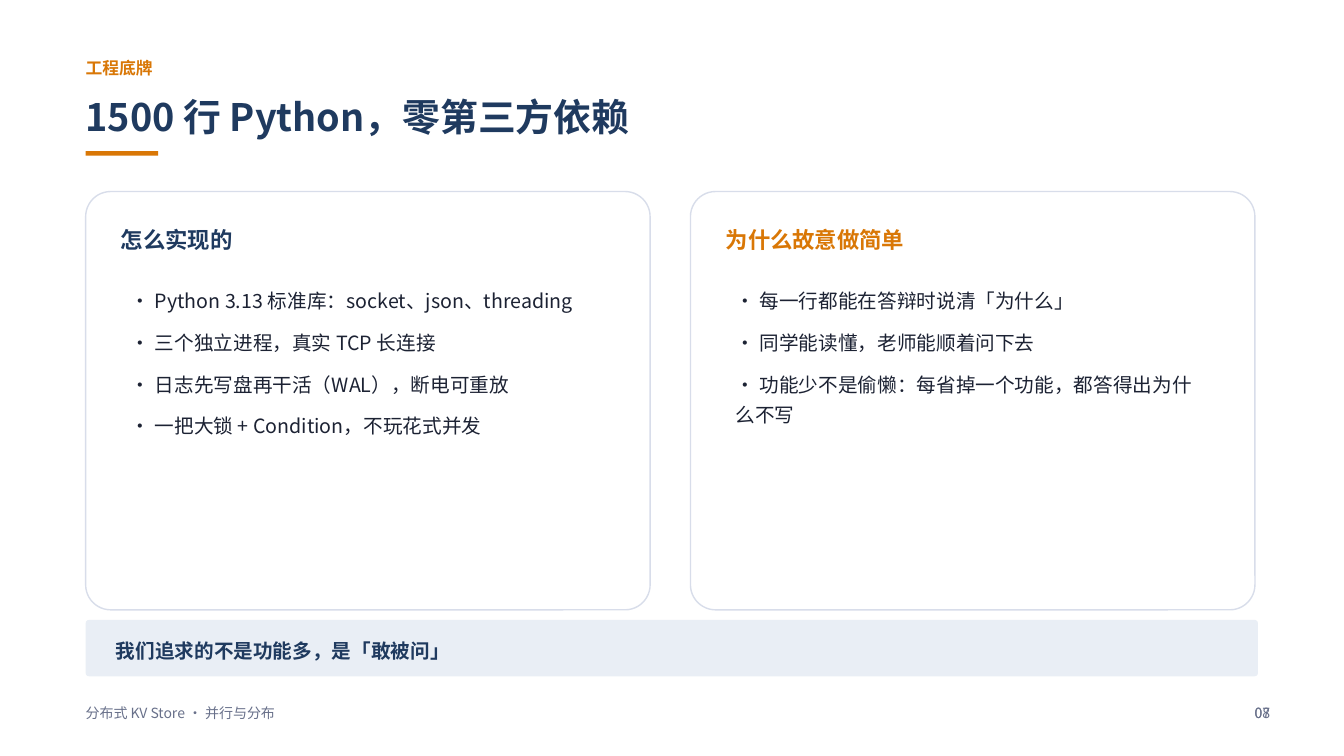
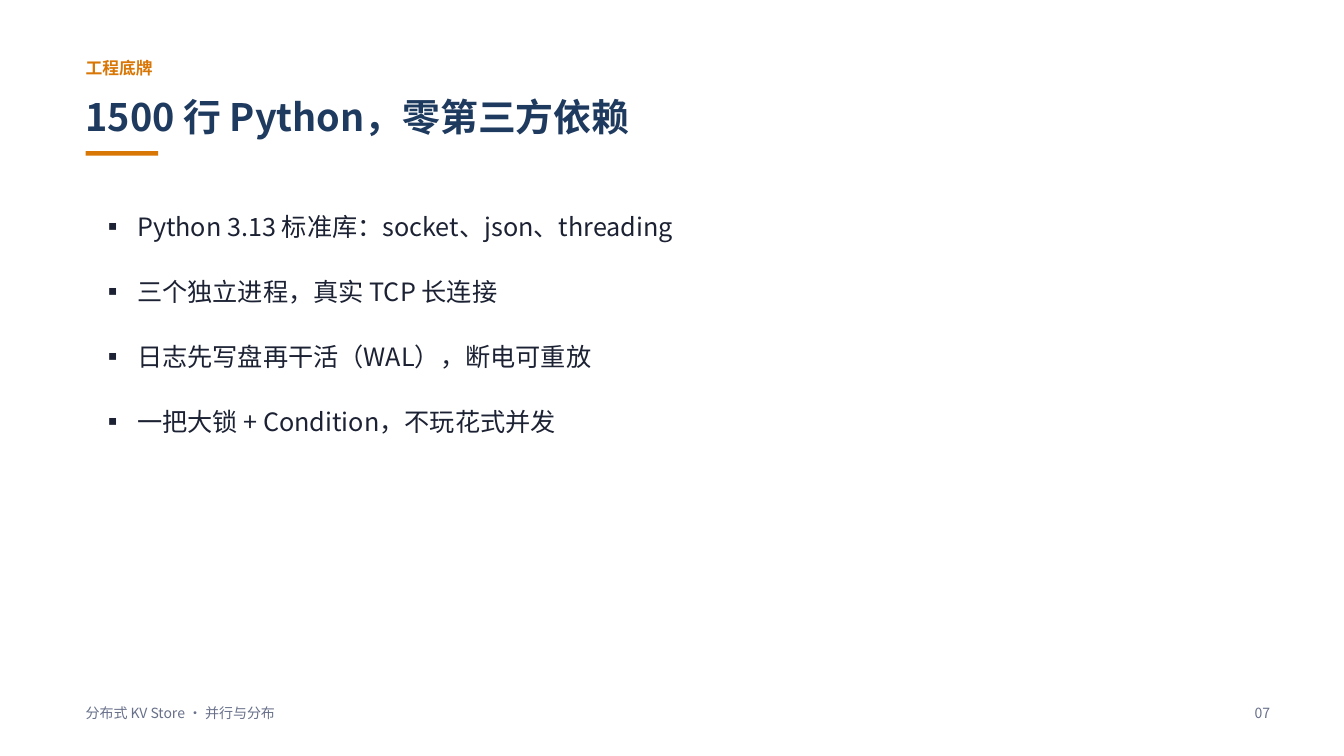
Before and after one commit to L1tiansuo/distributed-kv-store, a slide deck: slide 7 of ppt/分布式KV Store 讲解_v2.pptx. Drawn at 1344x756 pixels with LibreOffice and Linux fonts; fonts in the diff are those of the drawing. Boxes give left, top, right and bottom in pixels: in the first picture for what was removed or moved away, otherwise in the second. Text is boxed around its words. In the diff, an @@ line names an element or a change of style, - is before the commit and + after.

Commit message:
v2 删除全部页底收束条；P7 去掉「为什么故意做简单」栏；修复章节页页脚写错页

```diff
--- a/ppt/分布式KV Store 讲解_v2.pptx
+++ b/ppt/分布式KV Store 讲解_v2.pptx
@@ rounded rectangle removed at (x1=86, y1=192, x2=650, y2=610) @@
@@ rounded rectangle removed at (x1=691, y1=192, x2=1255, y2=610) @@
@@ text removed at (x1=121, y1=229, x2=233, y2=250) @@
-怎么实现的
@@ text at (x1=137, y1=215, x2=673, y2=434): text changed; size 14 to 18 pt @@
-· Python 3.13 标准库：socket、json、threading
-· 三个独立进程，真实 TCP 长连接
-· 日志先写盘再干活（WAL），断电可重放
-· 一把大锁 + Condition，不玩花式并发
+▪ Python 3.13 标准库：socket、json、threading
+▪ 三个独立进程，真实 TCP 长连接
+▪ 日志先写盘再干活（WAL），断电可重放
+▪ 一把大锁 + Condition，不玩花式并发
@@ text removed at (x1=726, y1=228, x2=905, y2=250) @@
-为什么故意做简单
@@ text removed at (x1=736, y1=291, x2=1192, y2=424) @@
-· 每一行都能在答辩时说清「为什么」
-· 同学能读懂，老师能顺着问下去
-· 功能少不是偷懒：每省掉一个功能，都答得出为什么不写
@@ rounded rectangle removed at (x1=86, y1=620, x2=1258, y2=677) @@
@@ text removed at (x1=116, y1=641, x2=450, y2=661) @@
-我们追求的不是功能多，是「敢被问」
@@ text removed at (x1=1255, y1=707, x2=1271, y2=718) @@
-08
```
Also in this commit, not shown: 27 other slides changed, 3 other files.
